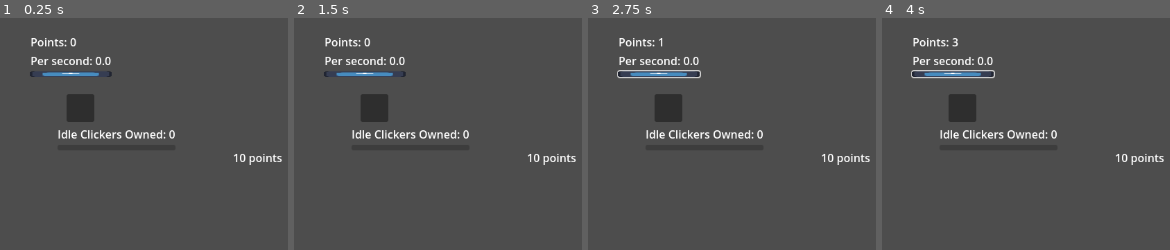
Above: before the commit, frames 1-4 (left to right).
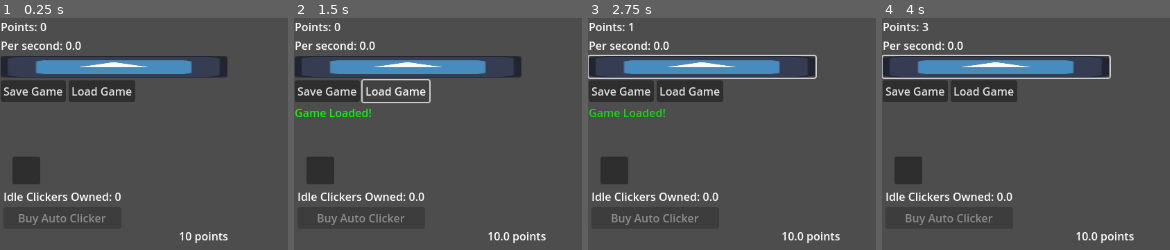
Above: after the commit, the same moments.

Repository: SamuelMTack/Push-Out-Games
Game: Godot game, scene res://node_2d.tscn
The game is run twice, just before and just after one commit, with the same random seed, the same clock (stepped at 60 frames per second) and the same inputs. The engine's default icon, where the game draws it, is replaced by a stand-in: a white triangle on a blue panel in a dark square.
Inputs (mouse positions are in pixels of both pictures, inside the frame that each line leads up to; where the layout moved, square brackets give the same spot in the first picture):
- Up to frame 1 (0.25 s): no input
- Up to frame 2 (1.5 s): click (328, 92) at 0.5 s, where only the run after the commit has a clickable "Save Game"; click (394, 92) at 1.25 s, where only the run after the commit has a clickable "Load Game"
- Up to frame 3 (2.75 s): click (703, 66) [660, 73] at 2 s
- Up to frame 4 (4 s): click (997, 66) [954, 73] at 2.75 s; click (997, 66) [954, 73] at 3.5 s

The runs differ from the first frame. In frame 1, 14% of the frame differs, in the area x 0-98%, y 2-97%; in frame 2, 14%; in frame 3, 15%; in frame 4, 15%.

Commit message:
Added Save Button for Auto Clicker

Diff:
--- a/claude-clicker-game/node_2d.gd
+++ b/claude-clicker-game/node_2d.gd
@@ -10,6 +10,9 @@
 var clicker_base_price = 10
 var clicker_price = clicker_base_price
 
+# Save file path
+const SAVE_PATH = "user://clicker_save.json"
+
 # UI References
 @onready var points_label = $VBoxContainer/PointsLabel
 @onready var click_button = $VBoxContainer/ClickButton
@@ -17,11 +20,16 @@
 @onready var clicker_price_label = $ShopPanel/VBoxContainer/BuyClickerButton/PriceLabel
 @onready var clickers_owned_label = $ShopPanel/VBoxContainer/ClickersOwnedLabel
 @onready var points_per_sec_label = $VBoxContainer/PointsPerSecLabel
+@onready var save_button = $VBoxContainer/SaveLoadButtons/SaveButton
+@onready var load_button = $VBoxContainer/SaveLoadButtons/LoadButton
+@onready var save_status_label = $VBoxContainer/SaveStatusLabel
 
 func _ready():
 	# Connect signals
 	click_button.pressed.connect(_on_click_button_pressed)
 	$ShopPanel/VBoxContainer/BuyClickerButton.pressed.connect(_on_buy_clicker_pressed)
+	save_button.pressed.connect(_on_save_button_pressed)
+	load_button.pressed.connect(_on_load_button_pressed)
 
 	# Start idle clicker timer
 	var timer = Timer.new()
@@ -29,6 +37,10 @@
 	timer.timeout.connect(_on_idle_timer_timeout)
 	add_child(timer)
 	timer.start()
+
+	# Auto-load on start if save exists
+	if FileAccess.file_exists(SAVE_PATH):
+		load_game()
 
 	update_ui()
 
@@ -55,6 +67,62 @@
 		points += (idle_clickers * idle_click_rate) / 10.0
 		update_ui()
 
+func _on_save_button_pressed():
+	save_game()
+
+func _on_load_button_pressed():
+	load_game()
+
+func save_game():
+	var save_data = {
+		"points": points,
+		"idle_clickers": idle_clickers,
+		"clicker_price": clicker_price
+	}
+
+	var file = FileAccess.open(SAVE_PATH, FileAccess.WRITE)
+	if file:
+		var json_string = JSON.stringify(save_data)
+		file.store_line(json_string)
+		file.close()
+		show_save_status("Game Saved!", Color.GREEN)
+	else:
+		show_save_status("Save Failed!", Color.RED)
+
+func load_game():
+	if not FileAccess.file_exists(SAVE_PATH):
+		show_save_status("No save file found!", Color.ORANGE)
+		return
+
+	var file = FileAccess.open(SAVE_PATH, FileAccess.READ)
+	if file:
+		var json_string = file.get_line()
+		file.close()
+
+		var json = JSON.new()
+		var parse_result = json.parse(json_string)
+
+		if parse_result == OK:
+			var save_data = json.data
+			points = save_data.get("points", 0)
+			idle_clickers = save_data.get("idle_clickers", 0)
+			clicker_price = save_data.get("clicker_price", clicker_base_price)
+			update_ui()
+			show_save_status("Game Loaded!", Color.GREEN)
+		else:
+			show_save_status("Load Failed!", Color.RED)
+	else:
+		show_save_status("Load Failed!", Color.RED)
+
+func show_save_status(message: String, color: Color):
+	save_status_label.text = message
+	save_status_label.modulate = color
+
+	# Fade out message after 2 seconds
+	var tween = create_tween()
+	tween.tween_property(save_status_label, "modulate:a", 0.0, 1.0).set_delay(2.0)
+	tween.tween_callback(func(): save_status_label.text = "")
+
 func update_ui():
 	points_label.text = "Points: " + str(int(points))
 	points_per_sec_label.text = "Per second: " + str(idle_clickers * idle_click_rate)
--- a/claude-clicker-game/node_2d.tscn
+++ b/claude-clicker-game/node_2d.tscn
@@ -17,10 +17,10 @@
 
 [node name="VBoxContainer" type="VBoxContainer" parent="."]
 layout_mode = 0
-offset_left = -37.0
-offset_top = 13.0
-offset_right = 80.0
-offset_bottom = 143.0
+offset_left = -80.0
+offset_top = -9.0
+offset_right = 247.0
+offset_bottom = 172.0
 
 [node name="PointsLabel" type="Label" parent="VBoxContainer"]
 layout_mode = 2
@@ -30,18 +30,35 @@
 
 [node name="ClickButton" type="Button" parent="VBoxContainer"]
 layout_mode = 2
+text = "Click Me for Points
+"
 
 [node name="Button Sprite" type="Sprite2D" parent="VBoxContainer/ClickButton"]
-position = Vector2(58, 3.999999)
-scale = Vector2(0.92187506, 0.062499985)
+position = Vector2(163, 15.5)
+scale = Vector2(2.546875, 0.24218751)
 texture = ExtResource("2_0e48y")
+
+[node name="SaveLoadButtons" type="HBoxContainer" parent="VBoxContainer"]
+layout_mode = 2
+
+[node name="SaveButton" type="Button" parent="VBoxContainer/SaveLoadButtons"]
+layout_mode = 2
+text = "Save Game"
+
+[node name="LoadButton" type="Button" parent="VBoxContainer/SaveLoadButtons"]
+layout_mode = 2
+text = "Load Game
+"
+
+[node name="SaveStatusLabel" type="Label" parent="VBoxContainer"]
+layout_mode = 2
 
 [node name="ShopPanel" type="Panel" parent="."]
 layout_mode = 0
-offset_left = 14.515167
-offset_top = 100.0
-offset_right = 54.515167
-offset_bottom = 140.0
+offset_left = -63.154087
+offset_top = 190.1626
+offset_right = -23.154087
+offset_bottom = 230.1626
 
 [node name="VBoxContainer" type="VBoxContainer" parent="ShopPanel"]
 layout_mode = 0
@@ -60,6 +77,7 @@
 
 [node name="BuyClickerButton" type="Button" parent="ShopPanel/VBoxContainer"]
 layout_mode = 2
+text = "Buy Auto Clicker"
 
 [node name="PriceLabel" type="Label" parent="ShopPanel/VBoxContainer/BuyClickerButton"]
 layout_mode = 1
